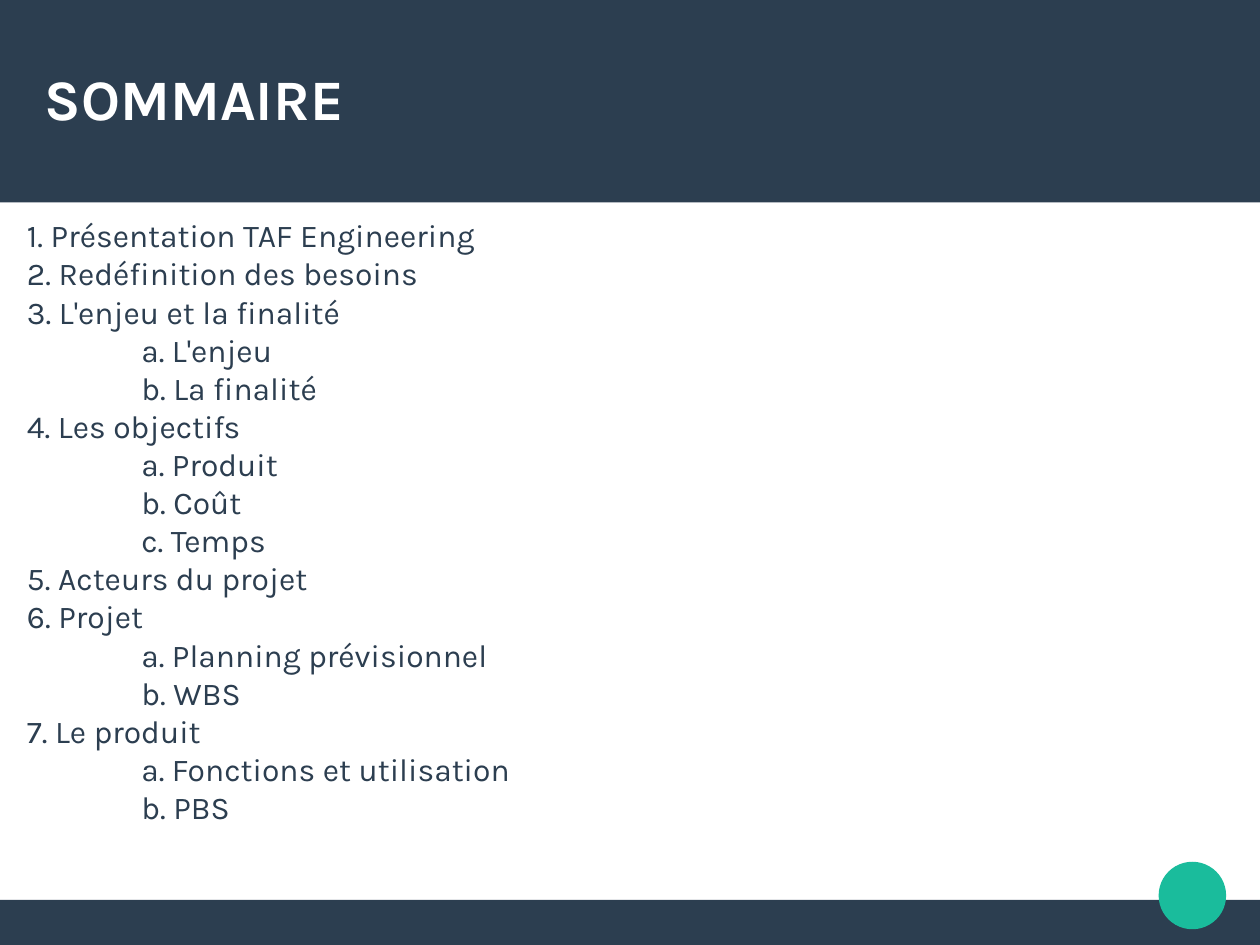
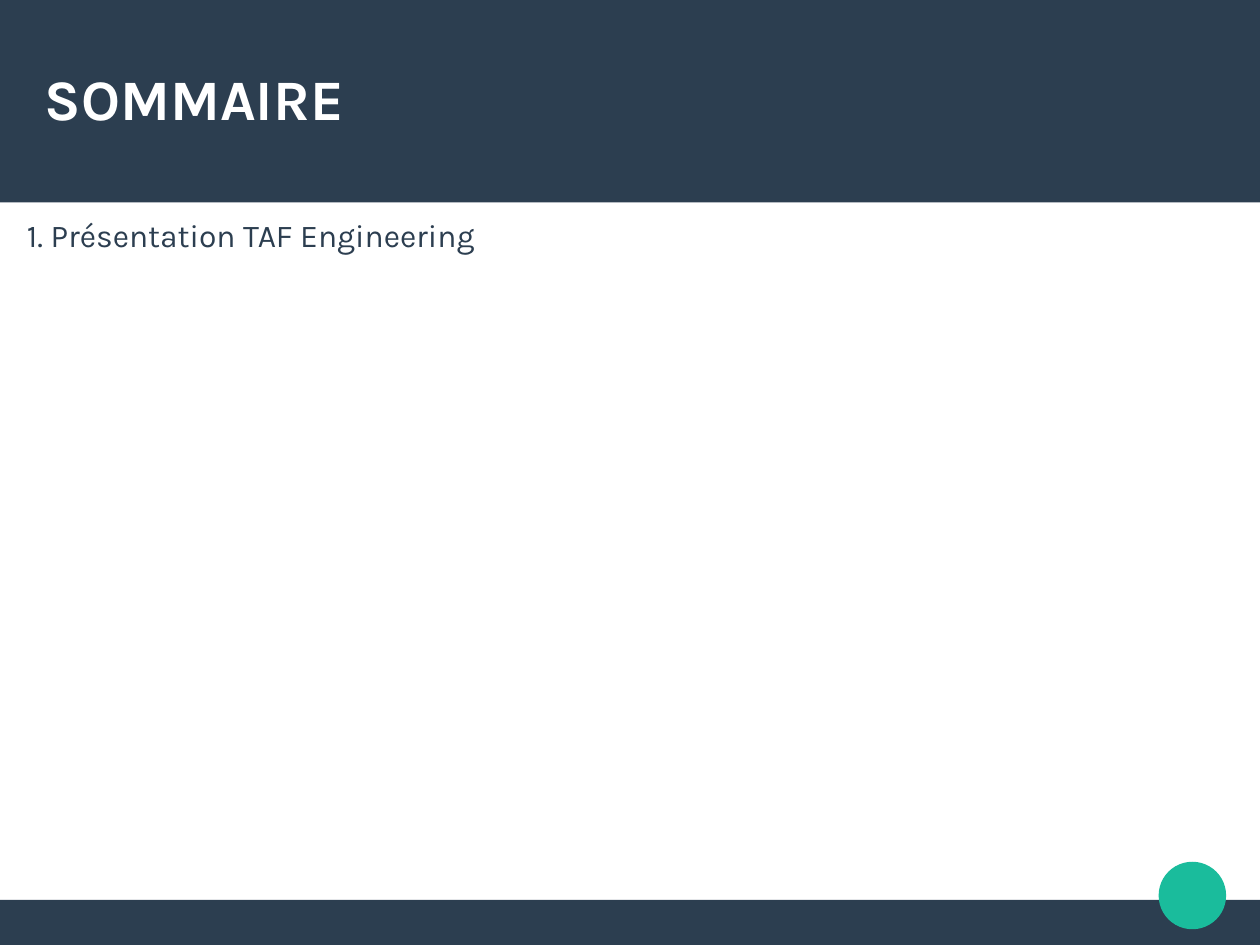
Before and after one commit to fedia-m/Dog-Dating, a slide deck: slide 2 of documents/soutenance.odp. Drawn at 1260x945 pixels with LibreOffice and Linux fonts; fonts in the diff are those of the drawing. Boxes give left, top, right and bottom in pixels: in the first picture for what was removed or moved away, otherwise in the second. Text is boxed around its words. In the diff, an @@ line names an element or a change of style, - is before the commit and + after.

Commit message:
modif plan soutenance

```diff
--- a/documents/soutenance.odp
+++ b/documents/soutenance.odp
@@ subtitle at [27, 261, 510, 820]: paragraphs removed @@
-2. Redéfinition des besoins
-3. L'enjeu et la finalité
-a. L'enjeu
-b. La finalité
-4. Les objectifs
-a. Produit
-b. Coût
-c. Temps
-5. Acteurs du projet
-6. Projet
-a. Planning prévisionnel
-b. WBS
-7. Le produit
-a. Fonctions et utilisation
-b. PBS
```
